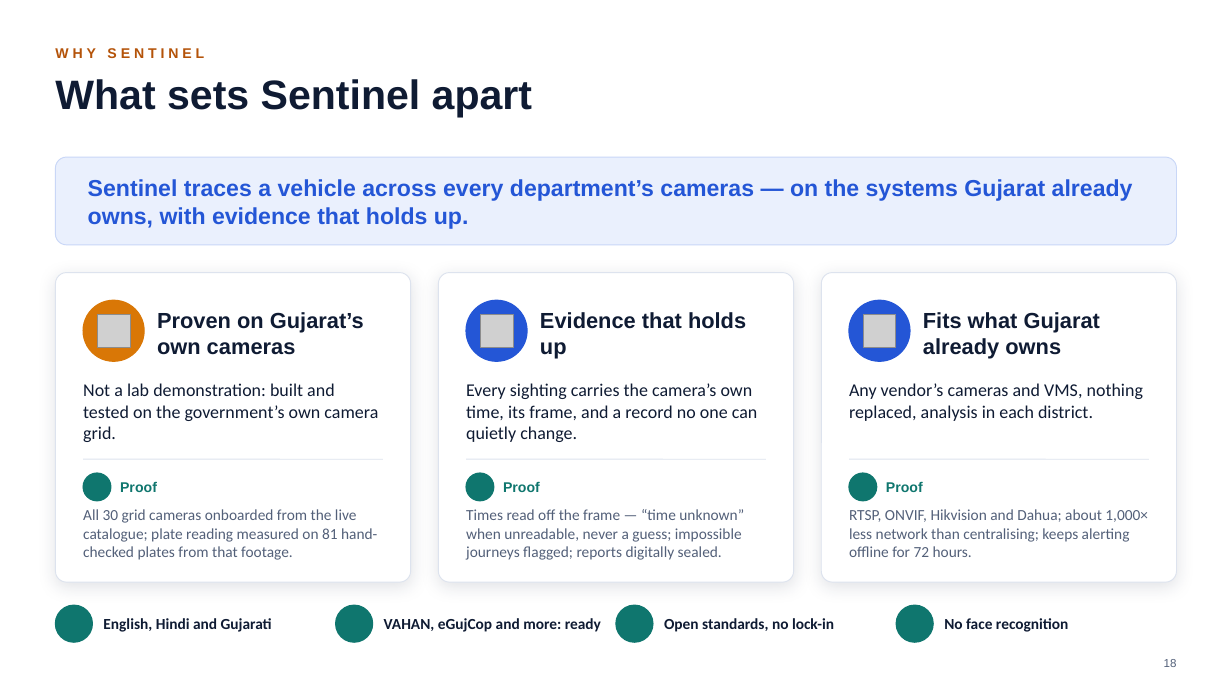
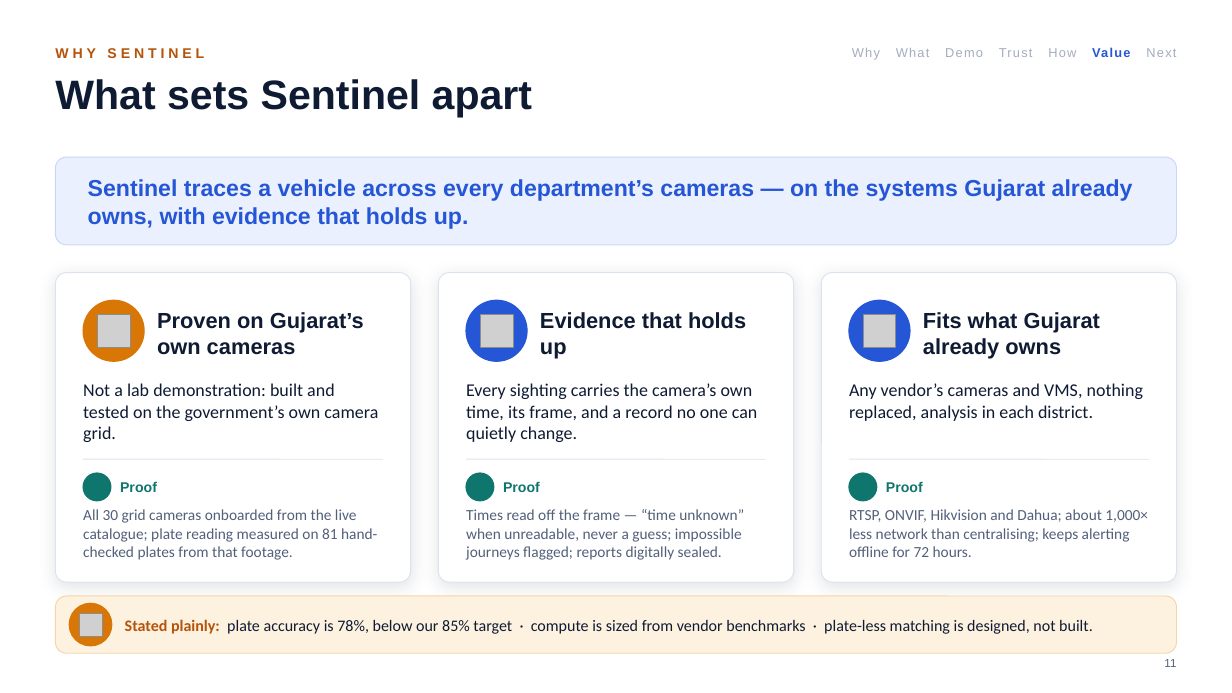
Before and after one commit to parthpatel643/sentinel-hackathon, a slide deck: slide 11 of docs/Sentinel-Finale-Pitch.pptx (slide 18 before the commit). Drawn at 1232x693 pixels with LibreOffice and Linux fonts; fonts in the diff are those of the drawing; grey boxes stand for pictures; background and template pictures are left out. Boxes give left, top, right and bottom in pixels: in the first picture for what was removed or moved away, otherwise in the second. Text is boxed around its words. In the diff, an @@ line names an element or a change of style, - is before the commit and + after.

```diff
--- a/docs/Sentinel-Finale-Pitch.pptx
+++ b/docs/Sentinel-Finale-Pitch.pptx
@@ text added at box(852, 47, 1176, 60), 10 pt, text #A3ADBF @@
+Why What Demo Trust How Value Next
@@ rounded rectangle added at box(55, 596, 1177, 653), fill #FDF1DF, outline #F5D6A6 0.75 pt @@
@@ ellipse: place and size @@
-ellipse at box(55, 605, 92, 642)
+ellipse at box(69, 604, 112, 646)
@@ ellipse at box(69, 604, 112, 646): fill #0F766E to #D97706; outline #0F766E 1 pt to #D97706 1 pt @@
@@ picture added at box(79, 614, 103, 637) @@
@@ text removed at box(103, 618, 272, 632) @@
-English, Hindi and Gujarati
@@ text added at box(125, 619, 1093, 634), 12.5 pt, text #0F1B33 @@
+Stated plainly: plate accuracy is 78%, below our 85% target · compute is sized from vendor benchmarks · plate-less matching is designed, not built.
@@ ellipse removed at box(335, 605, 372, 642) @@
@@ text removed at box(384, 618, 601, 632) @@
-VAHAN, eGujCop and more: ready
@@ ellipse removed at box(616, 605, 653, 642) @@
@@ text removed at box(664, 618, 834, 632) @@
-Open standards, no lock-in
@@ ellipse removed at box(897, 605, 933, 642) @@
@@ text removed at box(944, 618, 1068, 632) @@
-No face recognition
@@ text at box(1164, 659, 1176, 667): text changed @@
-18
+11
```
Also in this commit, not shown: 18 other slides changed, 2 slides added, 2 slides removed, 3 other files.
